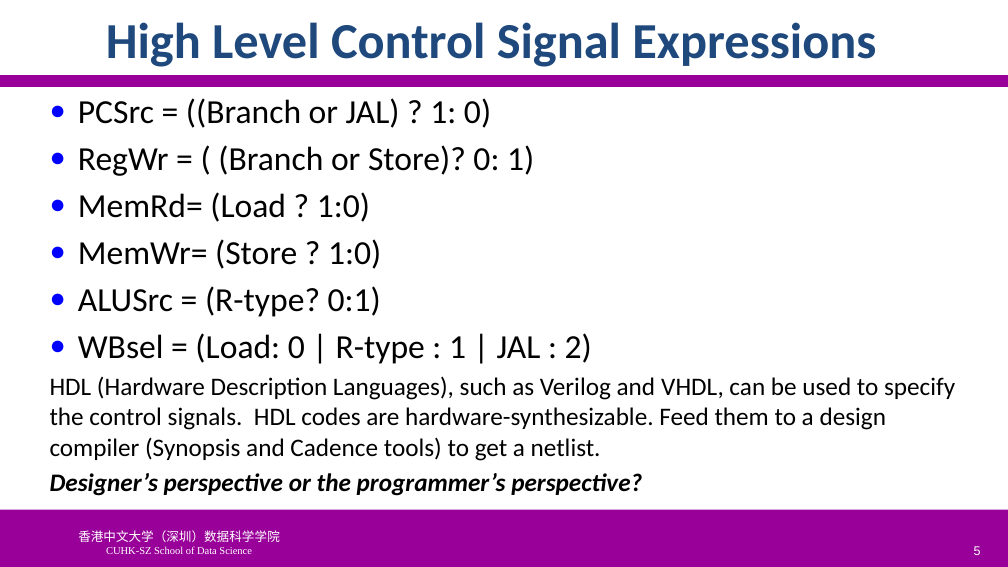
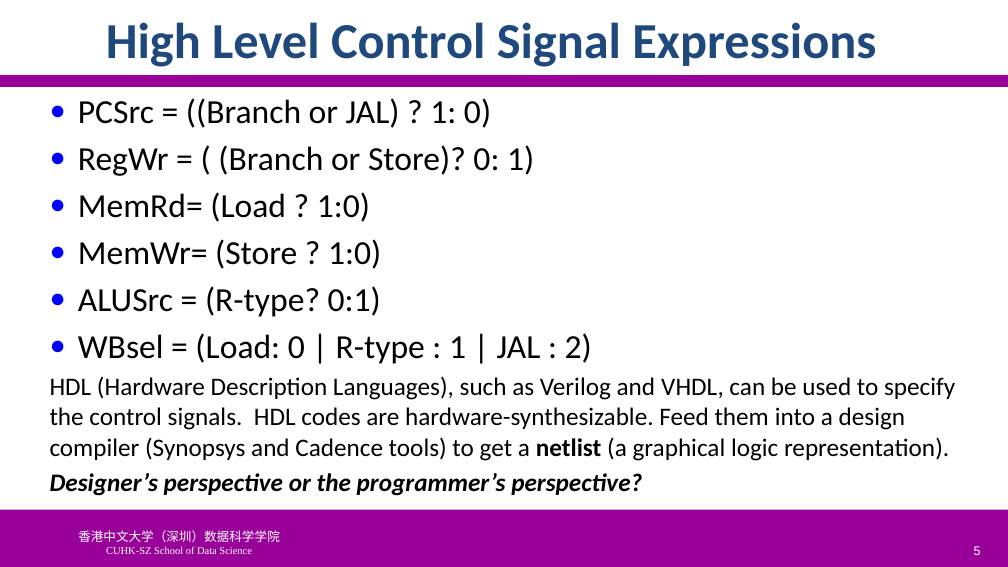
Before and after one commit to SUNCHAOYI923/CMU_CSAPP, a slide deck: slide 5 of slide/CA3060-4-Control.pptx. Drawn at 1008x567 pixels with LibreOffice and Linux fonts; fonts in the diff are those of the drawing; background and template pictures are left out. Boxes give left, top, right and bottom in pixels: in the first picture for what was removed or moved away, otherwise in the second. Text is boxed around its words. In the diff, an @@ line names an element or a change of style, - is before the commit and + after.

```diff
--- a/slide/CA3060-4-Control.pptx
+++ b/slide/CA3060-4-Control.pptx
@@ text at (x1=50, y1=376, x2=955, y2=461): text changed @@
-HDL (Hardware Description Languages), such as Verilog and VHDL, can be used to specify the control signals. HDL codes are hardware-synthesizable. Feed them to a design compiler (Synopsis and Cadence tools) to get a netlist.
+HDL (Hardware Description Languages), such as Verilog and VHDL, can be used to specify the control signals. HDL codes are hardware-synthesizable. Feed them into a design compiler (Synopsys and Cadence tools) to get a netlist (a graphical logic representation).
```
Also in this commit, not shown: 2 other slides changed, 3 slides removed, 5 other files.
